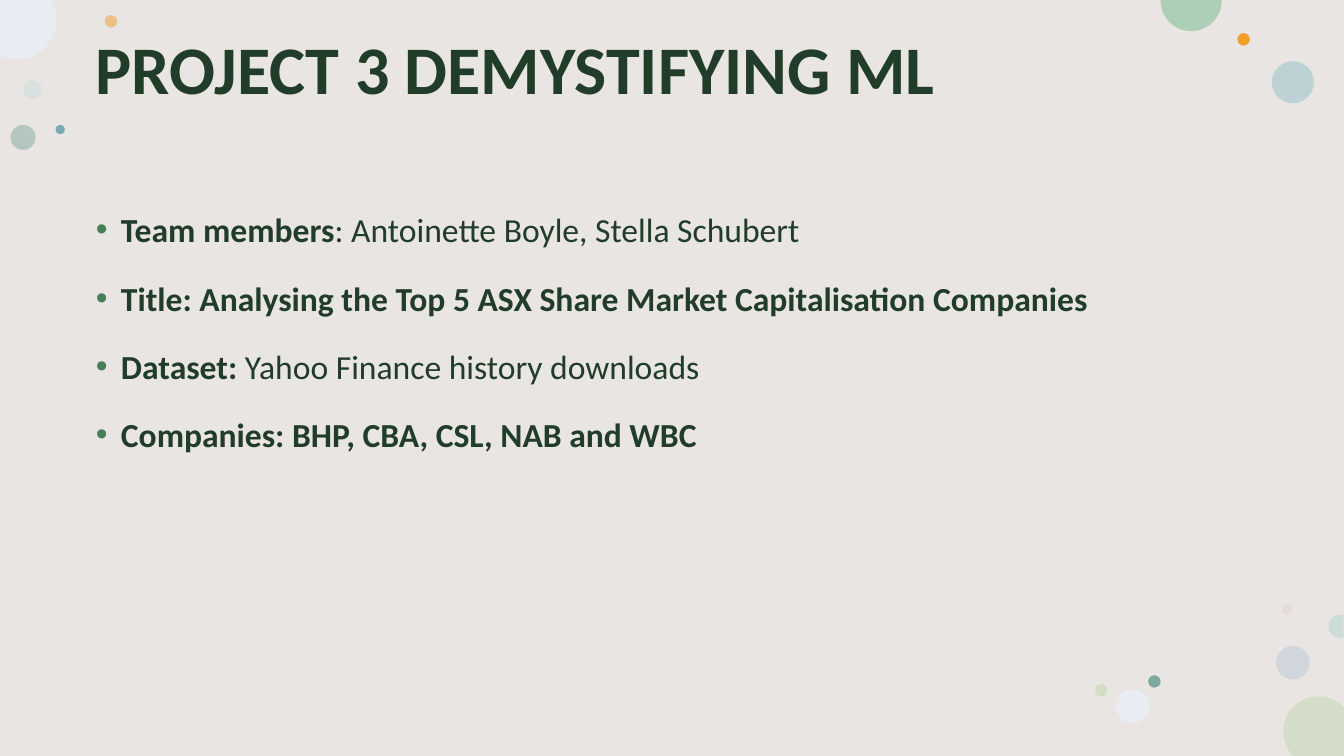
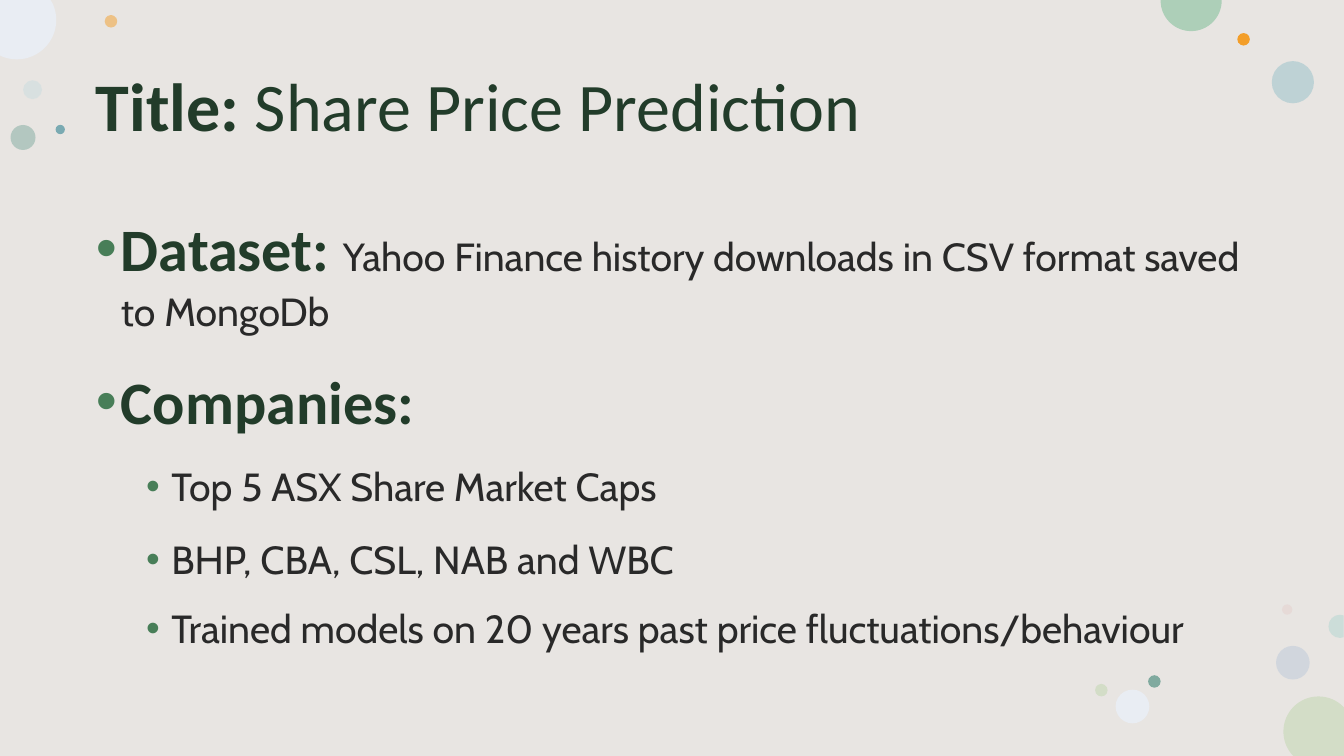
Before and after one commit to antoinetteboyle/Demystifying-ML, a slide deck: slide 2 of MACHINE LEARNING.pptx. Drawn at 1344x756 pixels with LibreOffice and Linux fonts; fonts in the diff are those of the drawing. Boxes give left, top, right and bottom in pixels: in the first picture for what was removed or moved away, otherwise in the second. Text is boxed around its words. In the diff, an @@ line names an element or a change of style, - is before the commit and + after.

```diff
--- a/MACHINE LEARNING.pptx
+++ b/MACHINE LEARNING.pptx
@@ title at <box>96,83,860,132</box>: text changed; bold off @@
-PROJECT 3 DEMYSTIFYING ML
+Title: Share Price Prediction
@@ text at <box>121,232,1239,653</box>: text changed; size 24 to 28 pt; font Calibri to Cabin; text colour #223C2A to #292929; bold off @@
-• Team members: Antoinette Boyle, Stella Schubert
-• Title: Analysing the Top 5 ASX Share Market Capitalisation Companies
-• Dataset: Yahoo Finance history downloads
-• Companies: BHP, CBA, CSL, NAB and WBC
+• Dataset: Yahoo Finance history downloads in CSV format saved to MongoDb
+• Companies:
+  • Top 5 ASX Share Market Caps
+  • BHP, CBA, CSL, NAB and WBC
+  • Trained models on 20 years past price fluctuations/behaviour
```
Also in this commit, not shown: 4 other slides changed, 2 slides added, 3 slides removed, 58 other files.
